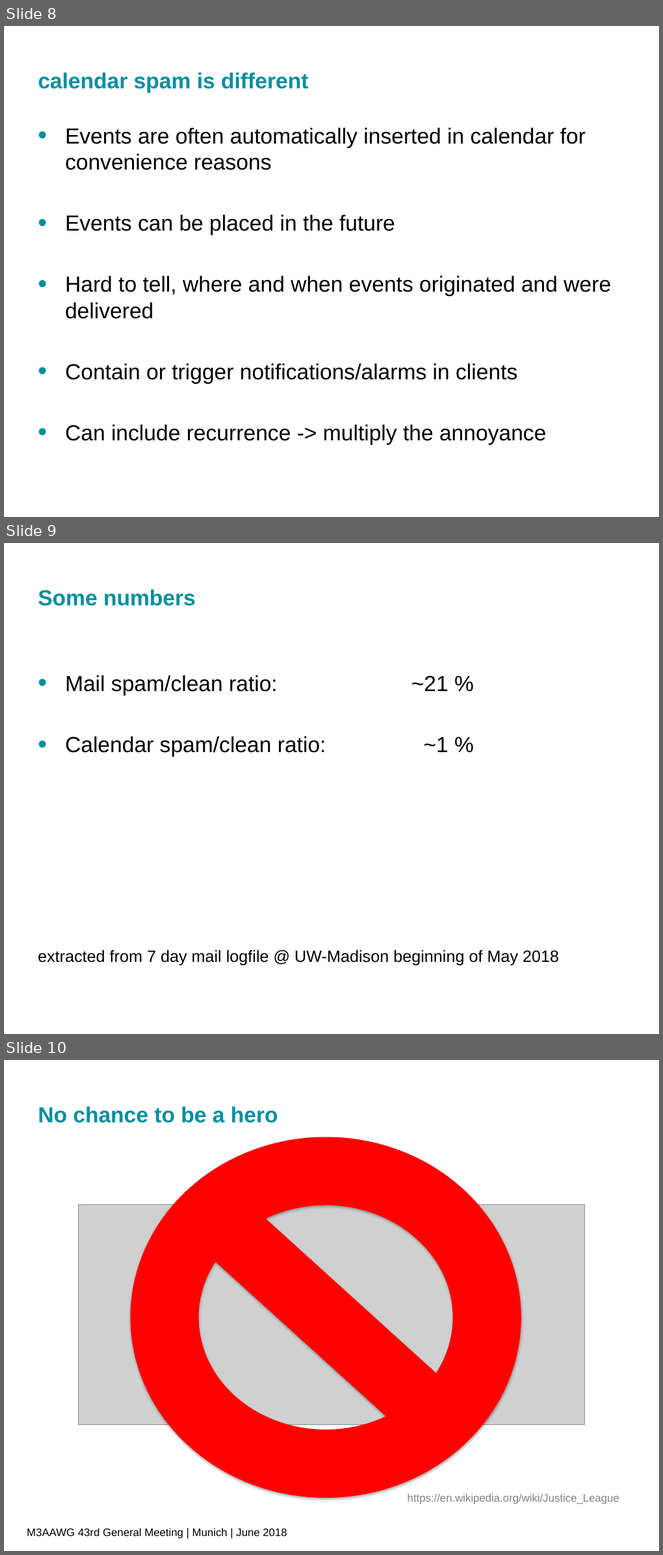
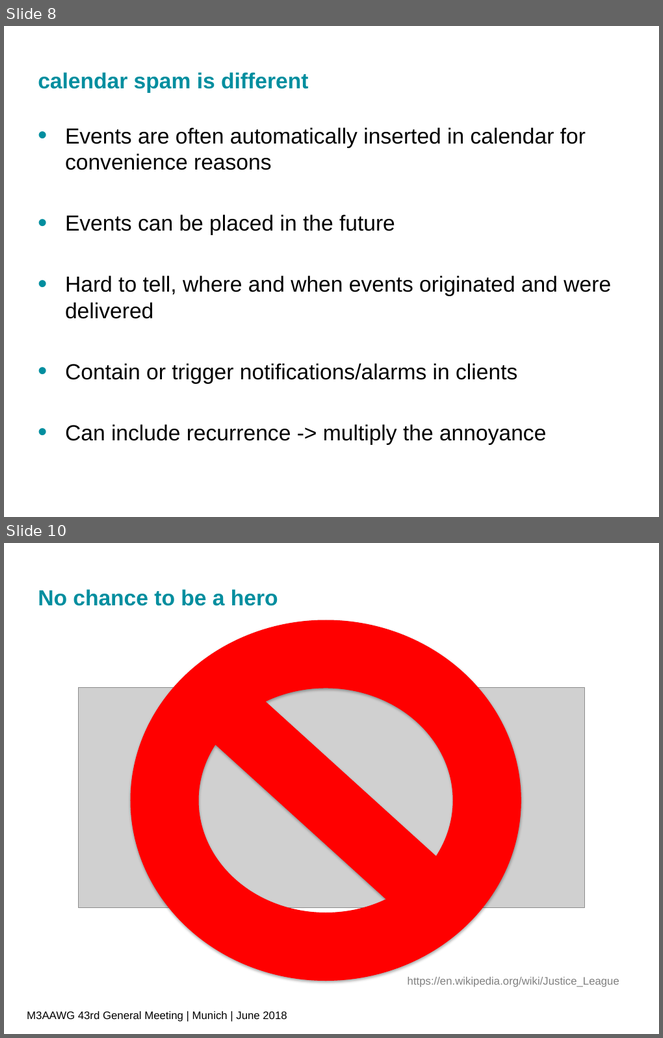
Before and after one commit to CalConnect/TC-CALSPAM, a slide deck: Process_M3AAWG/2018-06-M3AAWG43-CalendarSpam.pptx. Shown one above the other, each under a label of ours: slides 8, 9 and 10 before the commit, slides 8 and 10 after it; the slides between them are not shown. The pictures are 663x1555 and 663x1038 pixels, drawn with LibreOffice and Linux fonts; fonts in the diff are those of the drawing; grey boxes stand for pictures; background and template pictures are left out. Boxes give left, top, right and bottom in pixels: in the first picture for what was removed or moved away, otherwise in the second. Text is boxed around its words. In the diff, an @@ line names an element or a change of style, - is before the commit and + after.

Commit message:
Updated version now also with numbers from cyren

```diff
--- a/Process_M3AAWG/2018-06-M3AAWG43-CalendarSpam.pptx
+++ b/Process_M3AAWG/2018-06-M3AAWG43-CalendarSpam.pptx
@@ slide 9 removed at (x1=4, y1=543, x2=659, y2=1034), background picture (left out) @@
@@ title removed at (x1=38, y1=589, x2=196, y2=606) @@
-Some numbers
@@ text removed at (x1=38, y1=675, x2=559, y2=966) @@
-• Mail spam/clean ratio: ~21 %
-• Calendar spam/clean ratio: ~1 %
-extracted from 7 day mail logfile @ UW-Madison beginning of May 2018
```
Also in this commit, not shown: 1 slide added.
